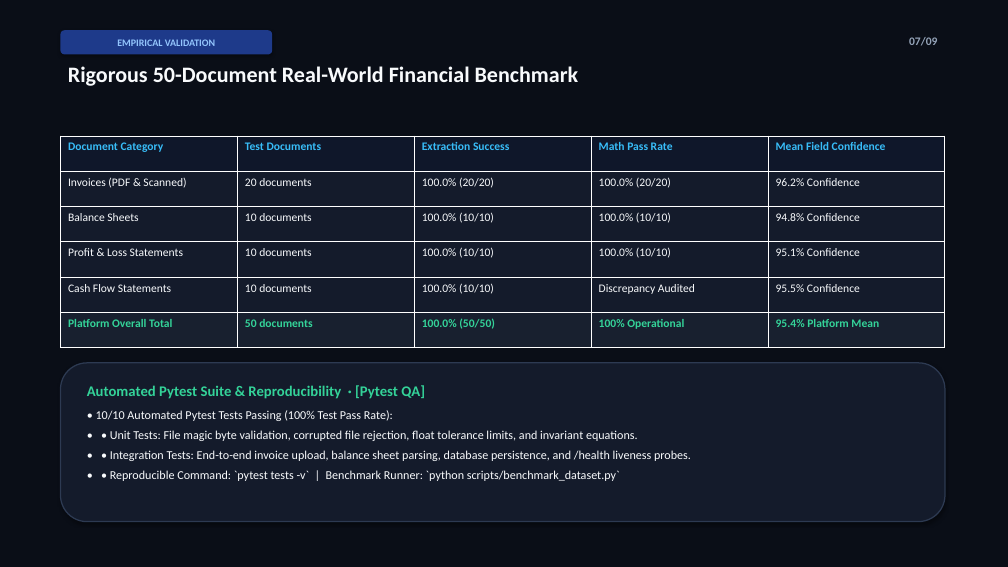
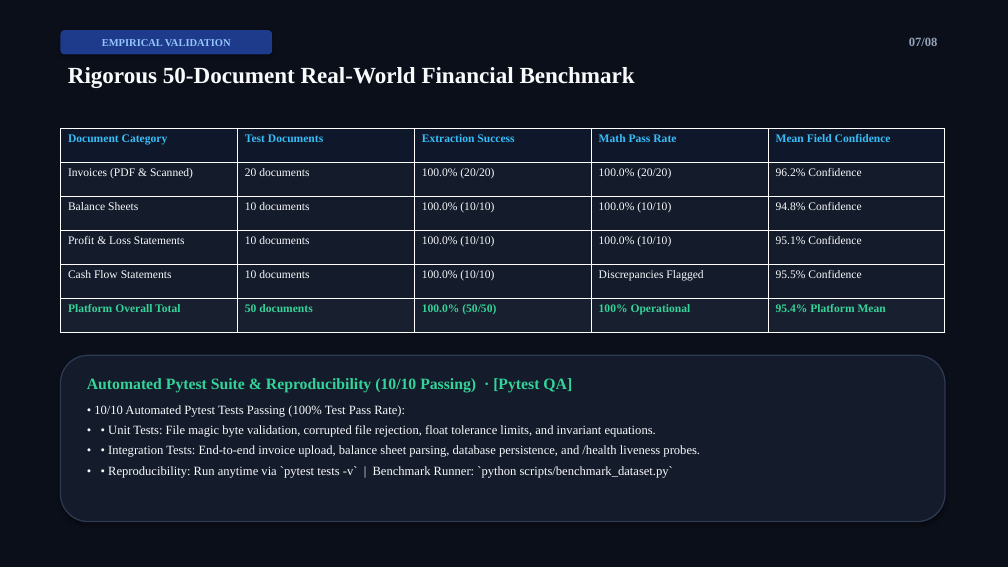
Before and after one commit to swathikarunakaran11-bit/doc-intel-financial-platform, a slide deck: slide 7 of DocIntel_Development_Approach.pptx. Drawn at 1008x567 pixels with LibreOffice and Linux fonts; fonts in the diff are those of the drawing. Boxes give left, top, right and bottom in pixels: in the first picture for what was removed or moved away, otherwise in the second. Text is boxed around its words. In the diff, an @@ line names an element or a change of style, - is before the commit and + after.

Commit message:
style: set typography to Times New Roman across presentation assets

```diff
--- a/DocIntel_Development_Approach.pptx
+++ b/DocIntel_Development_Approach.pptx
@@ rectangle at (0,0,1008,567): fill #0A0E17 to #0B0F19 @@
@@ rounded rectangle "EMPIRICAL VALIDATION" at (60,30,272,54): size 9.5 to 10 pt, font Calibri to Times New Roman @@
@@ text "Rigorous 50-Document Real-World Financial Benchmark" at (68,67,635,88): size 21 to 22 pt, font Calibri to Times New Roman @@
@@ text at (909,37,938,46): text changed; size 11 to 12 pt; font Calibri to Times New Roman @@
-07/09
+07/08
@@ table at (60,129,945,333) @@
-row 5, column 4: Discrepancy Audited
+row 5, column 4: Discrepancies Flagged
@@ font Calibri to Times New Roman @@
@@ table: place and size @@
-table at (60,136,945,348)
+table at (60,129,945,333)
@@ rounded rectangle: place and size @@
-rounded rectangle at (60,363,945,522)
+rounded rectangle at (60,355,945,522)
@@ text "Automated Pytest Suite & Reproducibility ...": place and size @@
-text "Automated Pytest Suite & Reproducibility ..." at (87,385,691,481)
+text "Automated Pytest Suite & Reproducibility ..." at (87,378,700,478)
@@ text at (87,378,572,393): text changed; size 14 to 15 pt; font Calibri to Times New Roman @@
-Automated Pytest Suite & Reproducibility · [Pytest QA]
+Automated Pytest Suite & Reproducibility (10/10 Passing) · [Pytest QA]
@@ text at (94,405,700,457): size 11.5 to 12 pt, font Calibri to Times New Roman in "• 10/10 Automated Pytest Tests Passing (100% ...", "• • Unit Tests: File magic byte ...", "• • Integration Tests: End-to-end invoice upload, ..." @@
@@ text at (108,466,673,478): text changed; size 11.5 to 12 pt; font Calibri to Times New Roman @@
-• • Reproducible Command: `pytest tests -v` | Benchmark Runner: `python scripts/benchmark_dataset.py`
+• • Reproducibility: Run anytime via `pytest tests -v` | Benchmark Runner: `python scripts/benchmark_dataset.py`
```
Also in this commit, not shown: 7 other slides changed, 1 slide removed, 2 other files.
